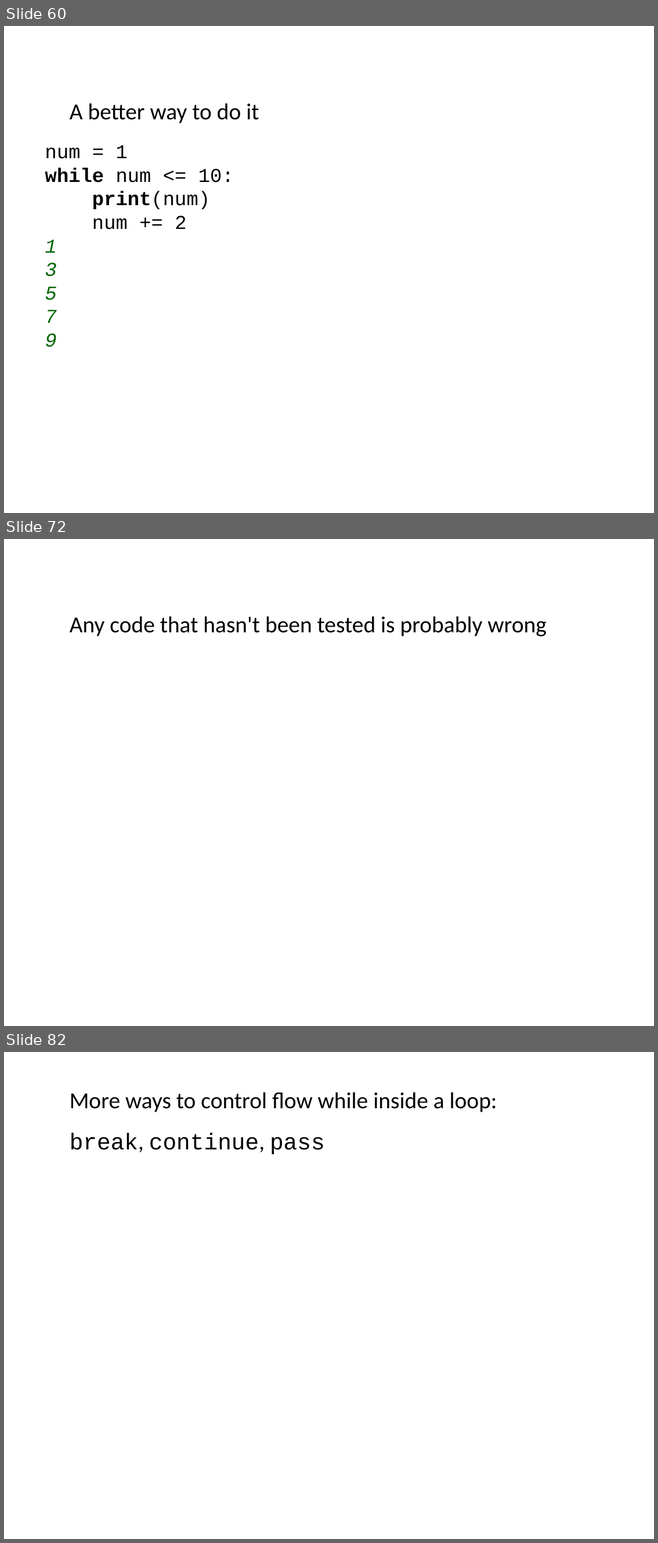
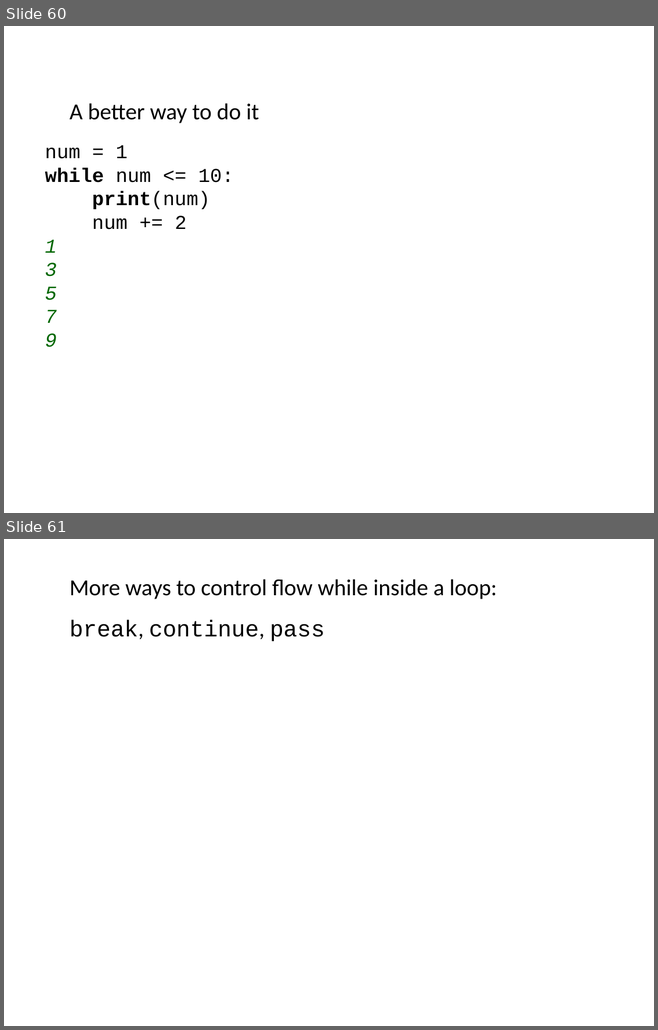
Before and after one commit to ncasuk/ncas-isc, a slide deck: python/presentations/learning_python/05_flow.pptx. Shown one above the other, each under a label of ours: slides 60, 72 and 82 before the commit, slides 60 and 61 after it; the slides between them are not shown. The pictures are 658x1543 and 658x1030 pixels, drawn with LibreOffice and Linux fonts; fonts in the diff are those of the drawing; background and template pictures are left out. Boxes give left, top, right and bottom in pixels: in the first picture for what was removed or moved away, otherwise in the second. Text is boxed around its words. In the diff, an @@ line names an element or a change of style, - is before the commit and + after.

```diff
--- a/python/presentations/learning_python/05_flow.pptx
+++ b/python/presentations/learning_python/05_flow.pptx
@@ slide 72 removed at (x1=4, y1=539, x2=654, y2=1026), background picture (left out) @@
@@ text removed at (x1=70, y1=616, x2=546, y2=636) @@
-Any code that hasn't been tested is probably wrong
@@ what was slide 82 is now slide 61 @@
```
Also in this commit, not shown: 3 slides changed, 20 other slides removed, 1 other file.
